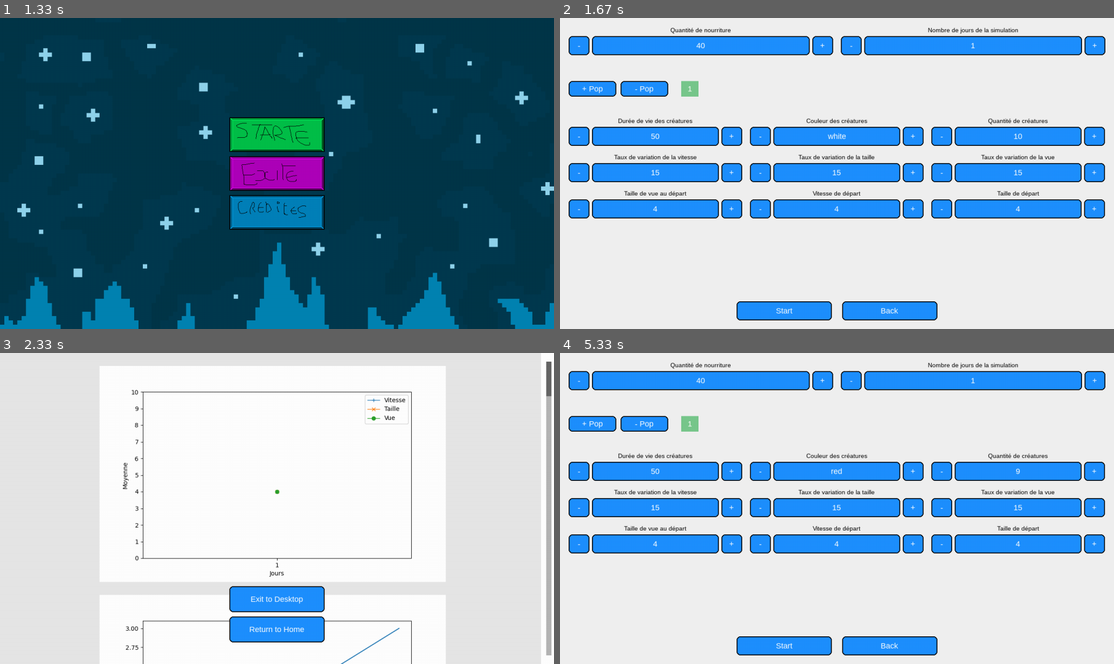
Above: before the commit, frames 1-4 (two rows, left to right).
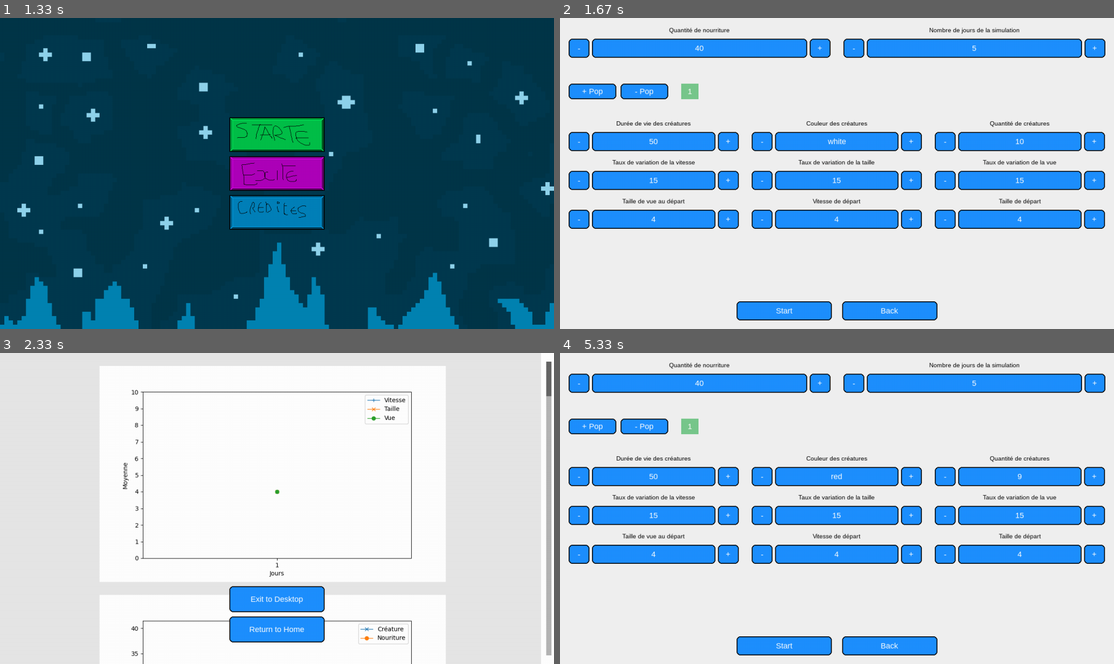
Above: after the commit, the same moments.

Repository: X47C/Trophees-NSI
Game: pygame game, started from main.py
The game is run twice, just before and just after one commit, with the same random seed, the same clock (stepped at 60 frames per second) and the same inputs.
Inputs (mouse positions are in pixels of both pictures, inside the frame that each line leads up to):
- Up to frame 1 (1.33 s): no input
- Up to frame 2 (1.67 s): click (820, 120) at 1.38 s
- Up to frame 3 (2.33 s): click "Start" at 1.72 s; click "End" at 2.05 s
- Up to frame 4 (5.33 s): press the mouse at (837, 629) at 2.37 s; move the mouse to (942, 511) at 2.47 s; release the mouse at (1047, 393) at 2.6 s; press the mouse at (1108, 377) at 2.7 s; move the mouse to (1003, 387) at 2.8 s; release the mouse at (892, 393) at 2.93 s; press the mouse at (1108, 393) at 3.03 s; move the mouse to (909, 480) at 3.13 s; release the mouse at (704, 564) at 3.27 s; press the mouse at (1108, 564) at 3.87 s; move the mouse to (914, 586) at 3.97 s; release the mouse at (715, 604) at 4.1 s; click (848, 620) at 4.22 s; press the mouse at (837, 468) at 4.53 s; move the mouse to (825, 474) at 4.63 s; release the mouse at (814, 477) at 4.77 s; press the mouse at (942, 477) at 4.87 s; move the mouse to (892, 433) at 4.97 s; release the mouse at (837, 393) at 5.1 s; press the mouse at (909, 477) at 5.2 s; move the mouse to (864, 486) at 5.3 s

Frame 1 is identical in both runs. In frame 2, 22% of the frame differs, in the area x 1-99%, y 3-68%; in frame 3, 0.3%; in frame 4, 22%.

Commit message:
Encore des graphiques

Diff:
--- a/Game/creature.py
+++ b/Game/creature.py
@@ -38,7 +38,7 @@
         deplace la creature en fonction de sa vitesse et de son angle
         """
         #if self.see_food()[0]: c'est pour faire en sorte qu'elle aille vers la bouffe mais j'ai pas reussi a le faire marcher
-         #   print('Cyprien est un gros caca')
+
         #else:
         dt = 1.0 / settings.FPS
         w, h = settings.Display_size
@@ -119,7 +119,6 @@
             for crea in settings.creatures_list[i]:
                 if crea == self:
                     settings.creatures_list[i].append(Baby)
-                    print(len(settings.creatures_list[0]))
                     return
 
     def Eat(self):
--- a/Game/game.py
+++ b/Game/game.py
@@ -34,6 +34,7 @@
         for i in range(settings.Food_quantity):
              settings.food_list.append(Food(rd(280, 1000), rd(70, 650)))
         settings.creatures_list_dico[self.current_day] = settings.creatures_list.copy() # pas touche
+        settings.food_list_dico[self.current_day] = len(settings.food_list)
 
 
     def is_over(self):
@@ -70,6 +71,7 @@
         for i in range(settings.Food_quantity):
              settings.food_list.append(Food(rd(280, 1000), rd(70, 650)))
         settings.creatures_list_dico[self.current_day] = settings.creatures_list.copy() #allez voir le commentaire dans settings mais PAS TOUCHE !!!
+        settings.food_list_dico[self.current_day] = len(settings.food_list)
 
 
 
--- a/Pygame/pygame.py
+++ b/Pygame/pygame.py
@@ -7,6 +7,7 @@
 plt.use("Agg")  # backend sans fenêtre
 import pylab
 import matplotlib.backends.backend_agg as agg
+from matplotlib.ticker import MaxNLocator
 
 class Before_Game:
     """
@@ -81,10 +82,10 @@
 
         # geometry
         settings.PostG_PADDING = 20
-        self.gap = 18
+        self.gap = 30
         self.btn_h = 44
         self.small_w = 48
-        self.label_gap = 6
+        self.label_gap = 12
 
         # couleur de fond pour le bouton numéroté sélectionné (modifiable)
         # ex : (120, 200, 140) = vert doux ; remplace par ce que tu veux
@@ -477,7 +478,7 @@
         # scrollbar
         self.scroll_y = 0
         self.scroll_speed = 30
-        self.content_height = 1200  # hauteur
+        self.content_height = 1800  # hauteur
 
         self.scrollbar_rect = Rect(self.width - 18, 20, 12, self.height - 40)
         self.scroll_thumb_height = 80
@@ -493,16 +494,18 @@
         """
         #--- parametres ---
         lw = 1 #eppaisseur des courbes
-
-        # --- premier graphe ---
-        fig1 = pylab.figure(figsize = [8, 5], dpi = 100)
+        jour = [i for i in range(1, self.current_day + 1)]
+        figsize = [8, 5]
+        dpi = 100
+
+
+        # --- premier graphe ( caracteristiques moyennes ) ---
+        fig1 = pylab.figure(figsize = figsize, dpi = dpi)
         ax1 = fig1.gca()
 
-        jour = [i for i in range(1, self.current_day + 1)]
         average_speed = [(sum(speeds) / len(speeds)) for speeds in ([obj.speed for sub in settings.creatures_list_dico[k] for obj in sub] for k in sorted(settings.creatures_list_dico))]
         average_size = [(sum(sizes) / len(sizes)) for sizes in ([obj.size for sub in settings.creatures_list_dico[k] for obj in sub] for k in sorted(settings.creatures_list_dico))]
         average_view = [(sum(views) / len(views)) for views in ([obj.view for sub in settings.creatures_list_dico[k] for obj in sub] for k in sorted(settings.creatures_list_dico))]
-        print(average_speed, average_size, average_view)
 
         ax1.set_xticks(range(1, self.current_day + 1))
         ax1.set_ylim(0, 10)
@@ -518,12 +521,39 @@
         self.graph_list.append(self._graph_to_surf(fig1))
 
 
-
-        # --- graphe 2 ( test ) ---
-        fig2 = pylab.figure(figsize = [8, 5], dpi = 100)
+        # --- graphe 2 ( population et nouriture) ---
+        fig2 = pylab.figure(figsize = figsize, dpi = dpi)
         ax2 = fig2.gca()
-        ax2.plot([1, 2, 3])
+
+        c_counts = [sum(len(sub) for sub in settings.creatures_list_dico[k]) for k in range(1, len(settings.creatures_list_dico) + 1)]
+        f_counts = [settings.food_list_dico[i] for i in range(1, len(settings.food_list_dico) + 1)]
+
+        ax2.set_xticks(range(1, self.current_day + 1))
+
+        ax2.plot(jour, c_counts, label = 'Créature', lw = lw, marker = "x")
+        ax2.plot(jour, f_counts, label = 'Nouriture', lw = lw, marker = "o")
+
+        ax2.set_xlabel('Jours')
+        ax2.set_ylabel('Quantitée')
+        ax2.legend()
         self.graph_list.append(self._graph_to_surf(fig2))
+
+
+
+        #---graphe 3 ( quantité de chauque pop )---
+        fig3 = pylab.figure(figsize = figsize, dpi = dpi)
+        ax3 = fig3.gca()
+
+        ax3.set_xticks(range(1, self.current_day + 1))
+
+        for i in range(len(settings.creatures_list_dico[1])):
+            c_p_conts = [len(p[i]) for p in settings.creatures_list_dico.values()]
+            ax3.plot(jour, c_p_conts, lw = lw)
+
+        ax3.set_xlabel('Jours')
+        ax3.set_ylabel('Quantité')
+        ax3.yaxis.set_major_locator(MaxNLocator(integer=True))
+        self.graph_list.append(self._graph_to_surf(fig3))
 
 
     def _graph_to_surf(self, fig):
--- a/settings.py
+++ b/settings.py
@@ -4,6 +4,7 @@
 creatures_list = [] #liste de liste d'objets ( de creatures ) [[creature 1, ..., ... ], [...], ...]
 food_list = []
 creatures_list_dico = {} #a la fin de chaques jours on va mettre le liste de liste de creature acutelle dans le dictionnaire avec comme cle le numero du jour pour faire les graphes de fin le commentaire est trop long ptndrrr
+food_list_dico = {}
 
 # Affichage
 Display_size = (1280, 720)  # largeur, hauteur
@@ -25,7 +26,7 @@
 #  Boutons généraux ( et leurs max)
 Food_quantity = 40         # Quantité de nourriture initiale
 Max_foood_quantity = 1000
-Days_max = 1                # Nombre de jours de la simulation
+Days_max = 5               # Nombre de jours de la simulation
 Max_days_max = 100
 day_duration = 5
 
